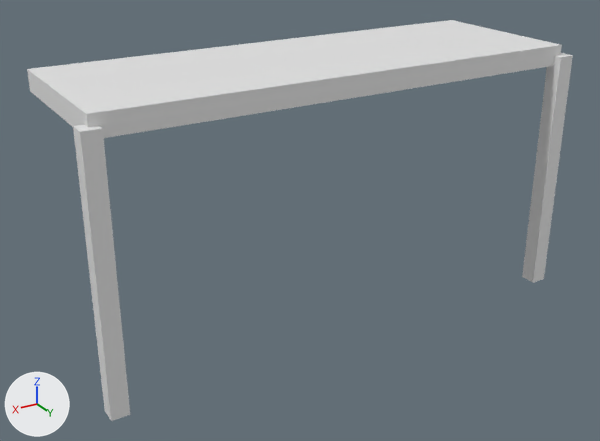
A saved change to the FBX model Assets/Models/Tetrominos/Top/VPT1.fbx.
Before and after are seen from a 50 mm camera at (8.46, 2.97, 4.06) aimed at (6.1, -0.95, 2.1). Every picture has the same lights, and +X, +Y and +Z are marked at lower left. Where no turn or scale is listed for an object, it has been applied to the vertices.
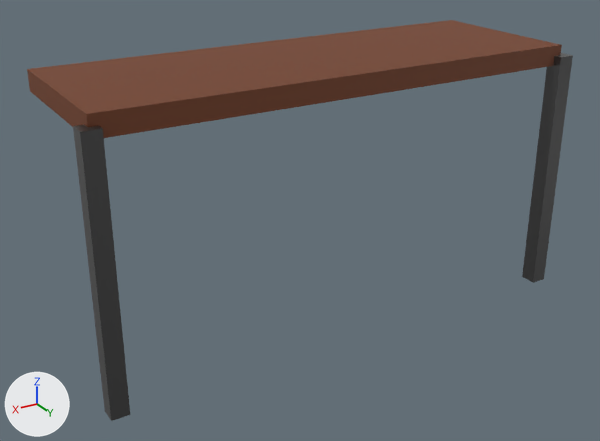
What differs and where, as boxes (x1, y1, x2, y2) in the pictures (600 x 441 px):
'Cube.062', recoloured (white to brown)
    both: (27, 20, 562, 138)
'Cube.064', recoloured
    both: (73, 125, 130, 421)
'Cube.063', recoloured
    both: (522, 53, 573, 283)

The change in detail:
Material 'Metall' (mat_metall) is new.
Its base color is (0.135, 0.135, 0.135) (dark grey #676767).
Its metallic is 0.85.
Its roughness is 0.28.
Material 'Wood' (mat_wood) is new.
Its base color is (0.174, 0.0489, 0.0162) (brown #743e22).
Its roughness is 0.673.
me_cube_011 has 8 vertices, 6 faces and spans x -0.05..0.05, y -0.05..0.05, z -0.75..0.75.
me_cube_011 now uses material mat_metall (dark grey #676767).
me_cube_009 has 8 vertices, 6 faces and spans x -1.45..1.45, y -0.5..0.5, z -0.06..0.06.
me_cube_009 now uses material mat_wood (brown #743e22).
me_cube_010 has 8 vertices, 6 faces and spans x -0.05..0.05, y -0.05..0.05, z -0.75..0.75.
me_cube_010 now uses material mat_metall (dark grey #676767).
